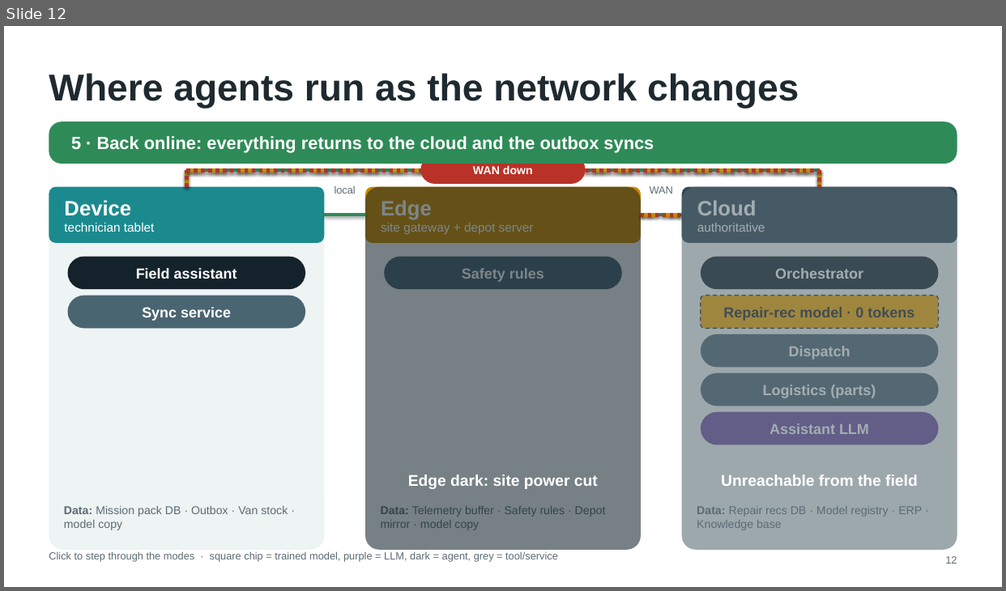
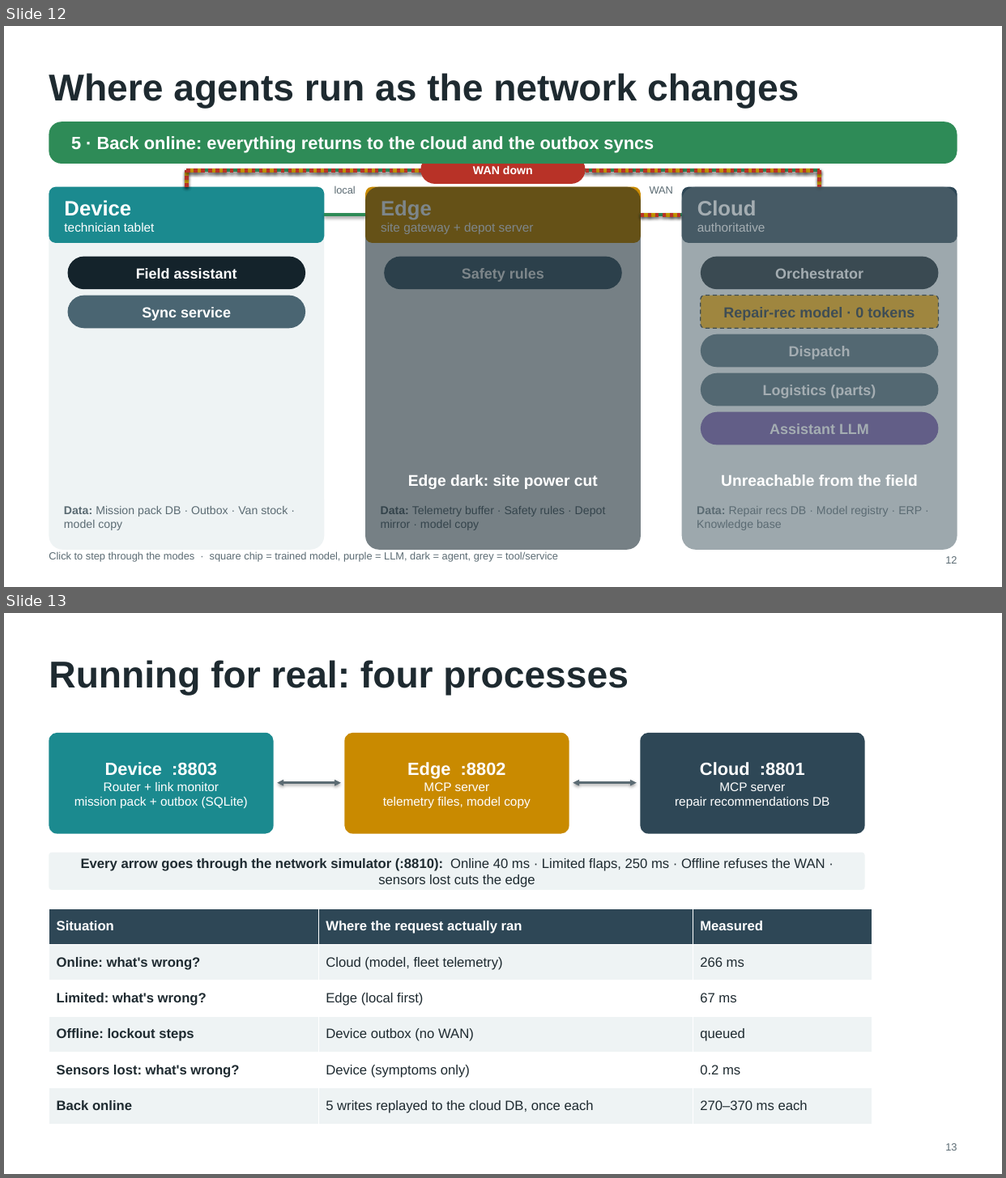
Before and after one commit to chandra50/hybrid-ai-service, a slide deck: docs/hybrid-ai-design.pptx. Shown one above the other, each under a label of ours: slide 12 before the commit, slides 12 and 13 after it. The pictures are 1006x591 and 1006x1178 pixels, drawn with LibreOffice and Linux fonts; fonts in the diff are those of the drawing. Boxes give left, top, right and bottom in pixels: in the first picture for what was removed or moved away, otherwise in the second. Text is boxed around its words. In the diff, an @@ line names an element or a change of style, - is before the commit and + after.

```diff
--- a/docs/hybrid-ai-design.pptx
+++ b/docs/hybrid-ai-design.pptx
@@ slide 13 added at <box>4,613,1002,1174</box>, background #FFFFFF @@
@@ title added at <box>49,660,628,696</box>, 36 pt, text #1E2A30, bold @@
+Running for real: four processes
@@ rounded rectangle added at <box>49,733,274,834</box>, fill #1B8A8F, 12 pt, text #FFFFFF @@
+Device :8803
+Router + link monitor
+mission pack + outbox (SQLite)
@@ rounded rectangle added at <box>345,733,569,834</box>, fill #C98A00, 12 pt, text #FFFFFF @@
+Edge :8802
+MCP server
+telemetry files, model copy
@@ rounded rectangle added at <box>641,733,865,834</box>, fill #2E4756, 12 pt, text #FFFFFF @@
+Cloud :8801
+MCP server
+repair recommendations DB
@@ double arrow added from (277, 783) to (341, 783), #5B6B73 2 pt @@
@@ double arrow added from (573, 783) to (637, 783), #5B6B73 2 pt @@
@@ rounded rectangle added at <box>49,853,865,890</box>, fill #EEF3F4, 13 pt, text #1E2A30 @@
+Every arrow goes through the network simulator (:8810): Online 40 ms · Limited flaps, 250 ms · Offline refuses the WAN · sensors lost cuts the edge
@@ table added at <box>49,909,872,1124</box>, 6 rows, 3 columns @@
+Situation | Where the request actually ran | Measured
+Online: what's wrong? | Cloud (model, fleet telemetry) | 266 ms
+Limited: what's wrong? | Edge (local first) | 67 ms
+Offline: lockout steps | Device outbox (no WAN) | queued
+Sensors lost: what's wrong? | Device (symptoms only) | 0.2 ms
+Back online | 5 writes replayed to the cloud DB, once each | 270–370 ms each
@@ text added at <box>945,1144,957,1151</box>, 10 pt, text #5B6B73 @@
+13
```
Also in this commit, not shown: 10 slides changed, 25 other files.
